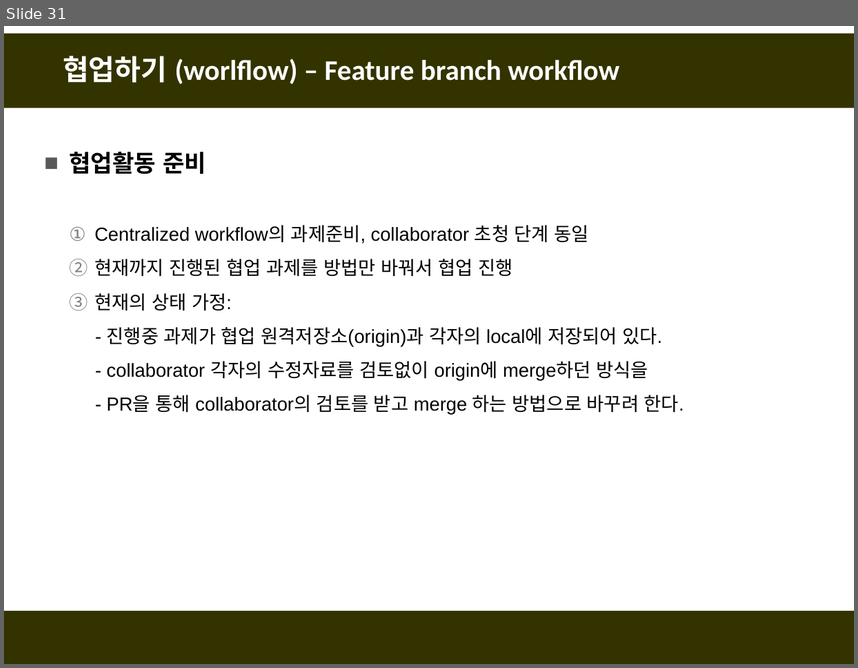
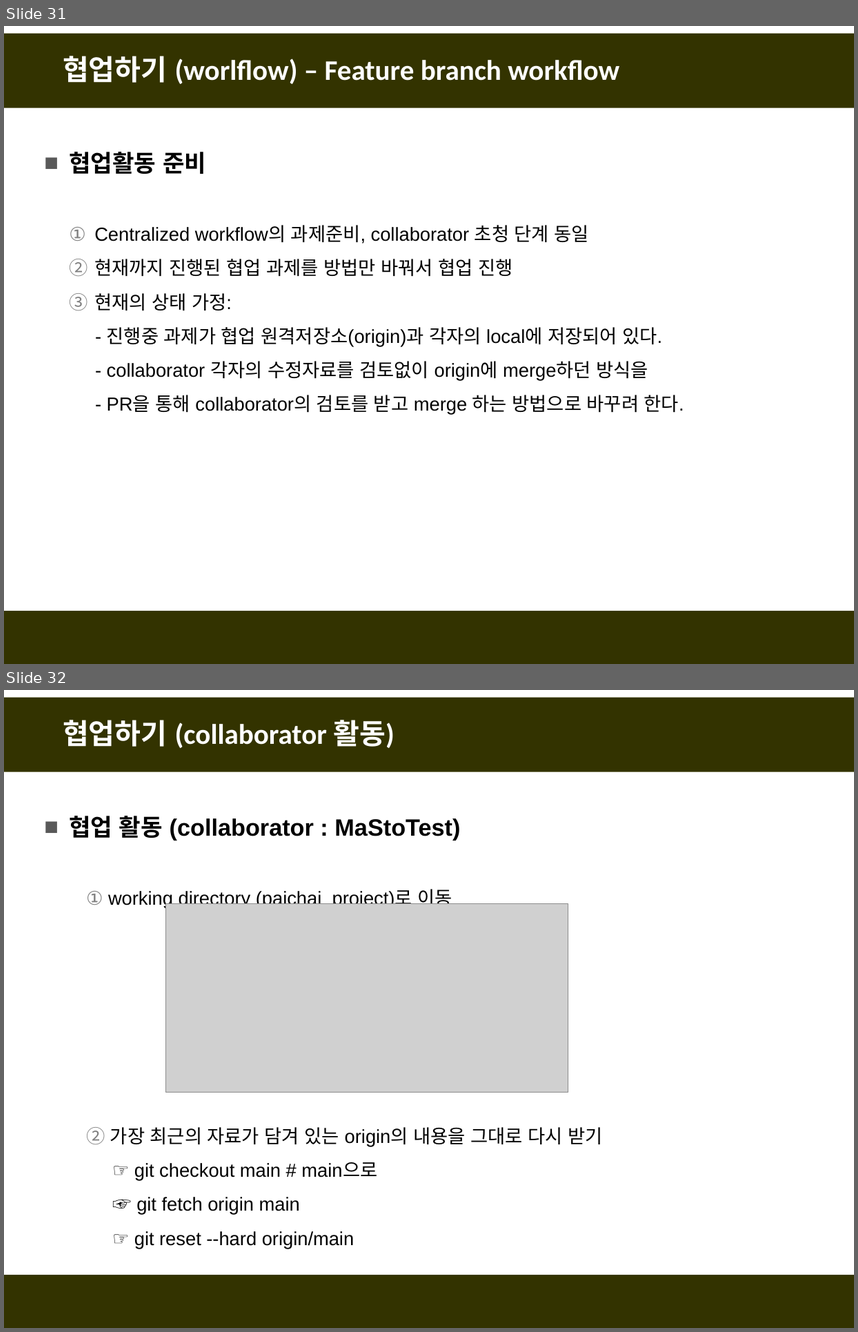
Before and after one commit to fasthill/github-lecture, a slide deck: git및github첫걸음4-협업하기.pptx. Shown one above the other, each under a label of ours: slide 31 before the commit, slides 31 and 32 after it. The pictures are 858x668 and 858x1332 pixels, drawn with LibreOffice and Linux fonts; fonts in the diff are those of the drawing; grey boxes stand for pictures. Boxes give left, top, right and bottom in pixels: in the first picture for what was removed or moved away, otherwise in the second. Text is boxed around its words. In the diff, an @@ line names an element or a change of style, - is before the commit and + after.

```diff
--- a/git및github첫걸음4-협업하기.pptx
+++ b/git및github첫걸음4-협업하기.pptx
@@ slide 32 added at <box>4,690,854,1328</box>, background #FFFFFF; not listed: 2 template elements that a slide beside it also shows @@
@@ title added at <box>63,720,394,748</box>, 24 pt, text #FFFFFF, bold @@
+협업하기 (collaborator 활동)
@@ text added at <box>69,816,602,1248</box>, 16 pt, text #000000 @@
+■ 협업 활동 (collaborator : MaStoTest)
+  1. working directory (paichai_project)로 이동
+  2. 가장 최근의 자료가 담겨 있는 origin의 내용을 그대로 다시 받기
+  ☞ git checkout main # main으로
+  ☞ git fetch origin main
+  ☞ git reset --hard origin/main
@@ picture added at <box>165,903,568,1092</box> @@
```
Also in this commit, not shown: 36 other slides added.
